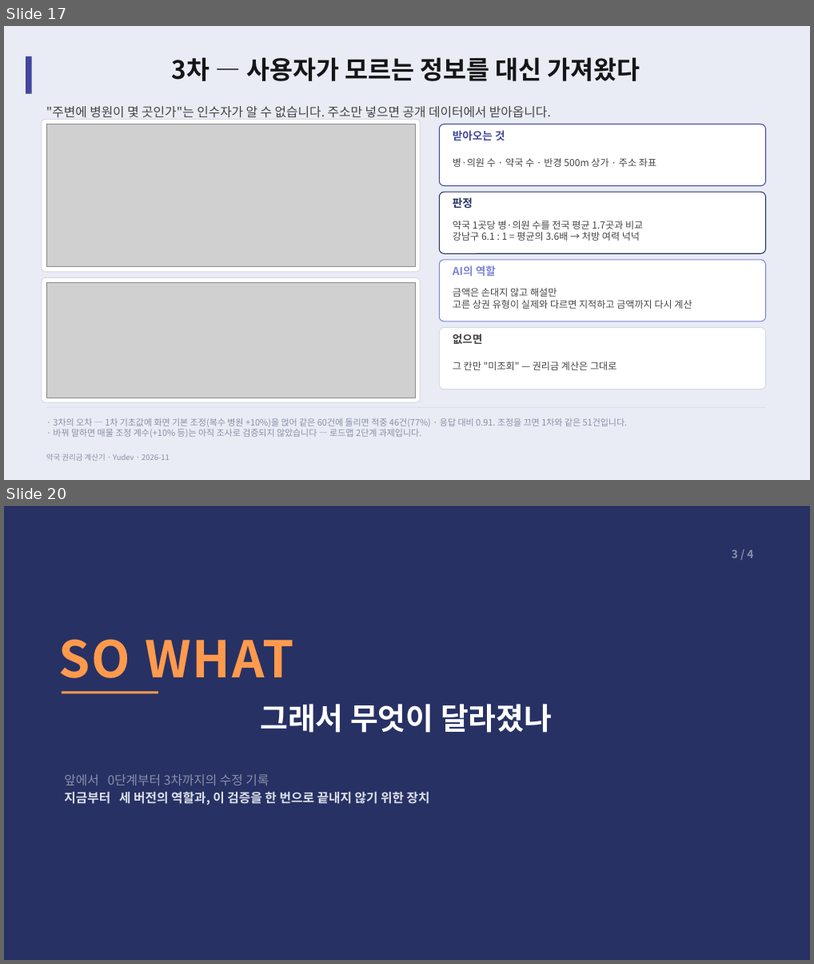
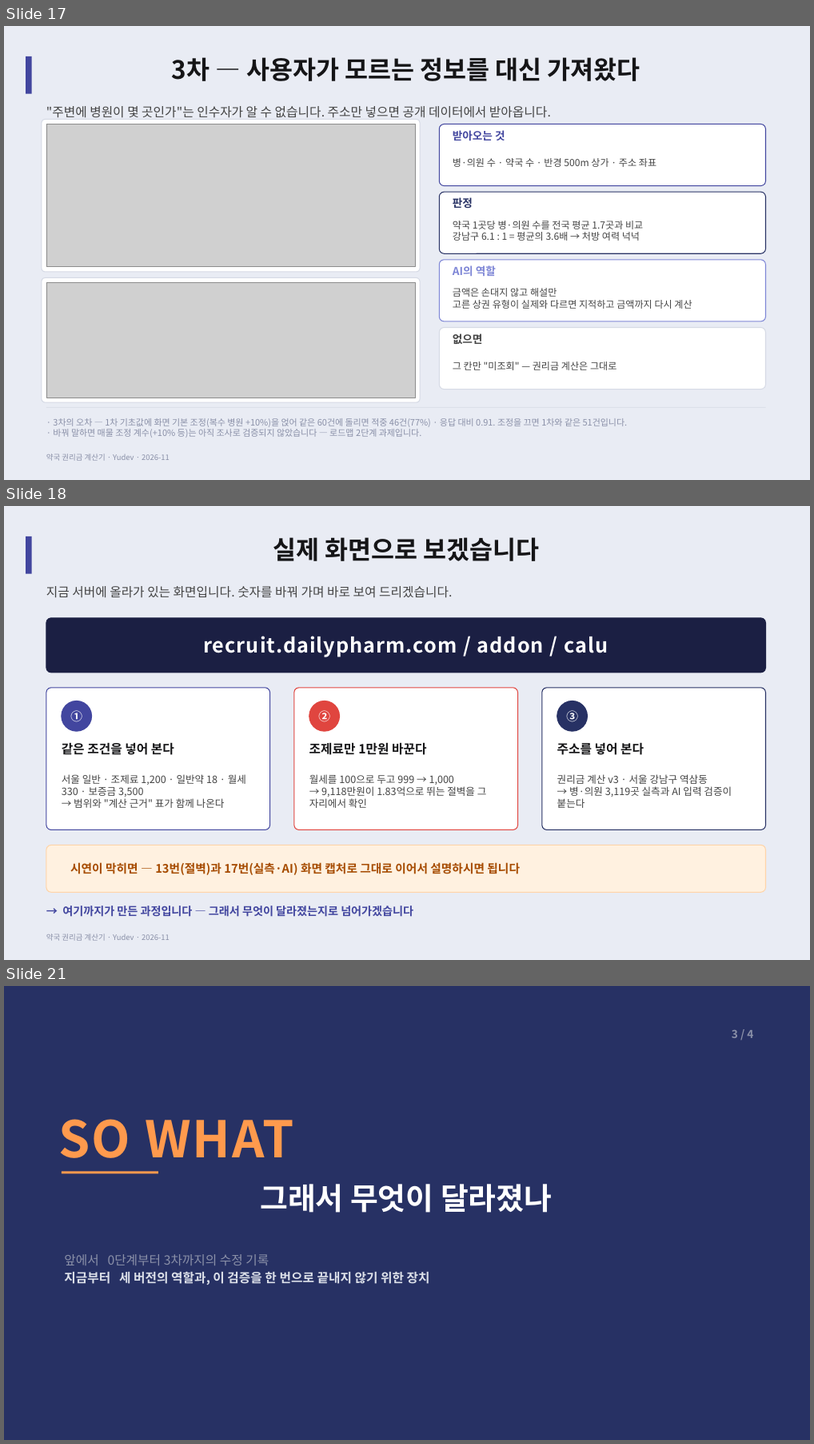
Before and after one commit to YUSEONCHUN/calculating, a slide deck: doc/slides/권리금계산기_프로젝트.pptx. Shown one above the other, each under a label of ours: slides 17 and 20 before the commit, slides 17, 18 and 21 after it; the slides between them are not shown. The pictures are 814x964 and 814x1444 pixels, drawn with LibreOffice and Linux fonts; fonts in the diff are those of the drawing; grey boxes stand for pictures. Boxes give left, top, right and bottom in pixels: in the first picture for what was removed or moved away, otherwise in the second. Text is boxed around its words. In the diff, an @@ line names an element or a change of style, - is before the commit and + after.

```diff
--- a/doc/slides/권리금계산기_프로젝트.pptx
+++ b/doc/slides/권리금계산기_프로젝트.pptx
@@ slide 18 added at <box>4,506,810,960</box>, background #E9ECF4; not listed: 2 template elements that a slide beside it also shows @@
@@ title added at <box>273,537,539,561</box>, 30 pt, text #151517, bold @@
+실제 화면으로 보겠습니다
@@ text added at <box>46,586,453,598</box>, 15 pt, text #444444 @@
+지금 서버에 올라가 있는 화면입니다. 숫자를 바꿔 가며 바로 보여 드리겠습니다.
@@ rounded rectangle added at <box>46,618,766,672</box>, fill #1B1F43, outline #1B1F43 1 pt @@
@@ text added at <box>203,636,608,657</box>, 24 pt, text #FFFFFF, bold @@
+recruit.dailypharm.com / addon / calu
@@ rounded rectangle added at <box>46,688,270,830</box>, fill #FFFFFF, outline #42469F 1 pt @@
@@ rounded rectangle added at <box>294,688,518,830</box>, fill #FFFFFF, outline #E0453F 1 pt @@
@@ rounded rectangle added at <box>542,688,766,830</box>, fill #FFFFFF, outline #273164 1 pt @@
@@ ellipse added at <box>62,700,92,731</box>, fill #42469F, outline #42469F 1 pt @@
@@ text added at <box>70,710,82,722</box>, 14 pt, text #FFFFFF, bold @@
+①
@@ ellipse added at <box>310,700,340,731</box>, fill #E0453F, outline #E0453F 1 pt @@
@@ text added at <box>318,710,330,722</box>, 14 pt, text #FFFFFF, bold @@
+②
@@ ellipse added at <box>558,700,588,731</box>, fill #273164, outline #273164 1 pt @@
@@ text added at <box>566,710,578,722</box>, 14 pt, text #FFFFFF, bold @@
+③
@@ text added at <box>62,742,174,755</box>, 15 pt, text #151517, bold @@
+같은 조건을 넣어 본다
@@ text added at <box>310,742,426,755</box>, 15 pt, text #151517, bold @@
+조제료만 1만원 바꾼다
@@ text added at <box>558,742,644,755</box>, 15 pt, text #151517, bold @@
+주소를 넣어 본다
@@ text added at <box>62,774,246,808</box>, 12 pt, text #444444 @@
+서울 일반 · 조제료 1,200 · 일반약 18 · 월세 330 · 보증금 3,500
+→ 범위와 "계산 근거" 표가 함께 나온다
@@ text added at <box>310,774,487,808</box>, 12 pt, text #444444 @@
+월세를 100으로 두고 999 → 1,000
+→ 9,118만원이 1.83억으로 뛰는 절벽을 그 자리에서 확인
@@ text added at <box>558,774,732,808</box>, 12 pt, text #444444 @@
+권리금 계산 v3 · 서울 강남구 역삼동
+→ 병·의원 3,119곳 실측과 AI 입력 검증이 붙는다
@@ rounded rectangle added at <box>46,844,766,892</box>, fill #FFF1E0, outline #FFD4A8 1 pt @@
@@ text added at <box>70,862,520,875</box>, 14 pt, text #A64B00, bold @@
+시연이 막히면 — 13번(절벽)과 17번(실측·AI) 화면 캡처로 그대로 이어서 설명하시면 됩니다
@@ text added at <box>62,905,414,916</box>, 13.5 pt, text #42469F, bold @@
+→ 여기까지가 만든 과정입니다 — 그래서 무엇이 달라졌는지로 넘어가겠습니다
@@ what was slide 20 is now slide 21 @@
```
Also in this commit, not shown: 1 slide changed, 4 other files.
